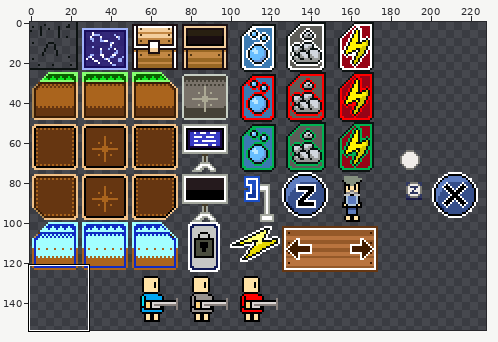
Edited in one commit: sprite sheet (data/spritesheet.png). The picture above shows the old version from afar; the outline marks the close-up.
Close-up. Old version:
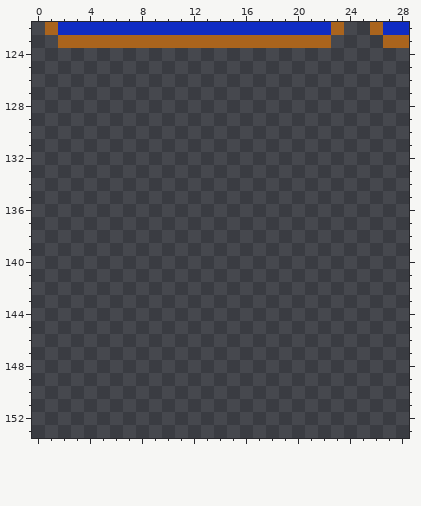
The file is 400x400 pixels. Colours within 5 levels of each other are drawn and written as one. Shown: x 0..28, y 122..153. The wide view leaves out empty margins.
The result:
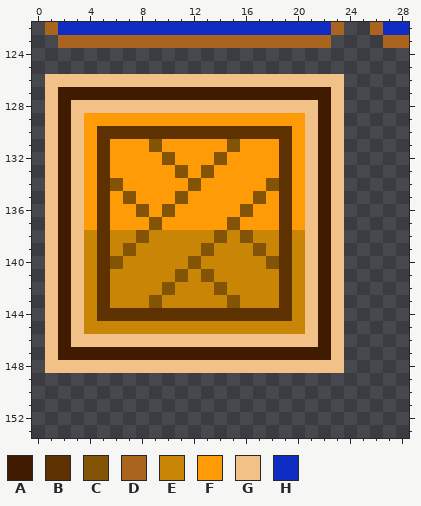
Palette (. is transparent): A #411b00  B #5d3100  C #845406  D #aa641d  E #c98506  F #ff9b06  G #f1c187  H #0f2cc3
Change:
Changed rows in their new state; - is an unchanged pixel.
first column x 1:
126 GGGGGGGGGGGGGGGGGGGGGGG
127 GAAAAAAAAAAAAAAAAAAAAAG
128 GAGGGGGGGGGGGGGGGGGGGAG
129 GAGFFFFFFFFFFFFFFFFFGAG
130 GAGFBBBBBBBBBBBBBBBFGAG
131 GAGFBFFFCFFFFFCFFFBFGAG
132 GAGFBFFFFCFFFCFFFFBFGAG
133 GAGFBFFFFFCFCFFFFFBFGAG
134 GAGFBCFFFFFCFFFFFCBFGAG
135 GAGFBFCFFFCFFFFFCFBFGAG
136 GAGFBFFCFCFFFFFCFFBFGAG
137 GAGFBFFFCFFFFFCFFFBFGAG
138 GAGEBEECEEEEECECEEBEGAG
139 GAGEBECEEEEECEEECEBEGAG
140 GAGEBCEEEEECEEEEECBEGAG
141 GAGEBEEEEECECEEEEEBEGAG
142 GAGEBEEEECEEECEEEEBEGAG
143 GAGEBEEECEEEEECEEEBEGAG
144 GAGEBBBBBBBBBBBBBBBEGAG
145 GAGEEEEEEEEEEEEEEEEEGAG
146 GAGGGGGGGGGGGGGGGGGGGAG
147 GAAAAAAAAAAAAAAAAAAAAAG
148 GGGGGGGGGGGGGGGGGGGGGGG
Boxes around the changes in both close-ups, in picture pixels (x1, y1, x2, y2):
added: (45, 74, 344, 373)
